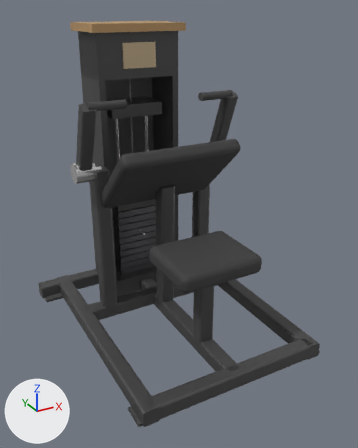
Renders of the glTF model catalogs/ludus/models/LD-B017/model.glb from each side of a commit.
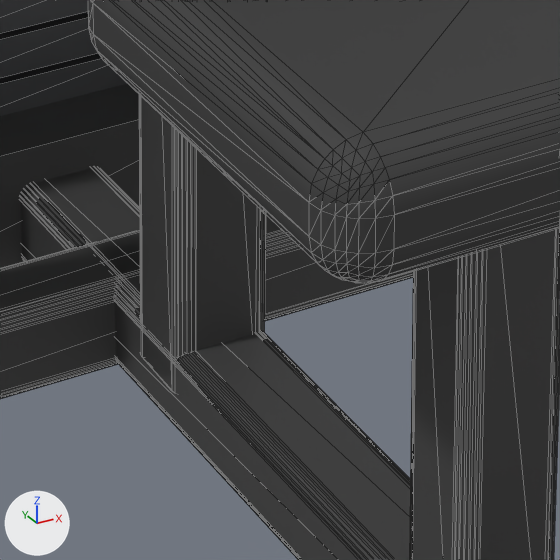
Each version is shown whole from a camera (50 mm lens) standing at (-0.981, -1.846, 1.428) and looking at (-0.003, -0.069, 0.539), then close up on the part from 38% to 60% of the width and 57% to 74% of the height. Every picture has the same lights, and +X, +Y and +Z are marked at lower left. The last two pictures show the newer version. The close-ups show mesh edges as thin lines. Where no turn or scale is listed for an object, it has been applied to the vertices.

In view in the first close-up: 'Mesh_0.004', 'Mesh_0.005', 'Mesh_0.008', 'seat_pad', 'seat_post', 'stack_plate_01', 'stack_plate_02', 'stack_plate_03', 'tower_foot'.
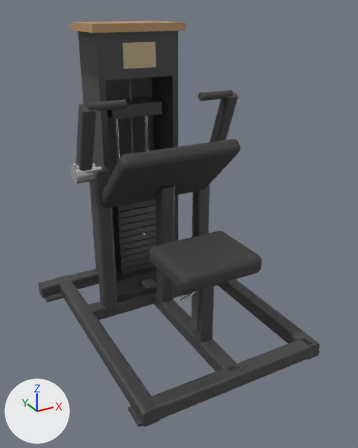
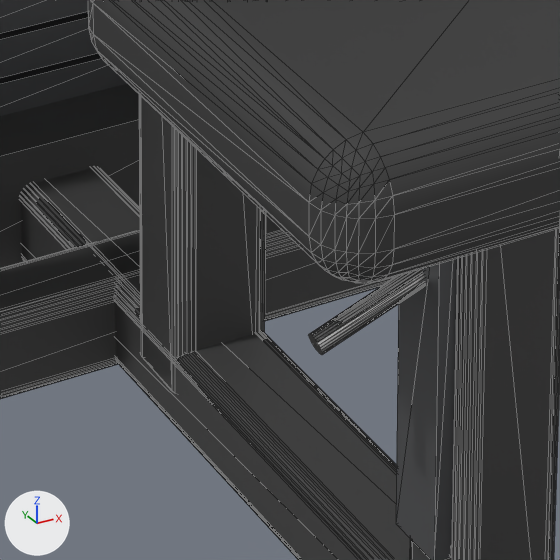
Changed parts and their boxes (x1, y1, x2, y2) in the close-ups (560 x 560 px):
'seat_adjuster', added: after (396, 259, 457, 560)
'seat_pin', added: after (309, 269, 425, 355)

The change, as a diff of the scene's bpy script:
```diff
--- a/catalogs/ludus/models/LD-B017/model.glb.py
+++ b/catalogs/ludus/models/LD-B017/model.glb.py
@@ ob_seat_pin @@
+ob_seat_pin = bpy.data.objects.new('seat_pin', me_mesh_5)
+ob_seat_pin.parent = ob_seat
+ob_seat_pin.location = (0.075, 0.05, 0.305)
+ob_seat_pin.rotation_euler = (-1.93, 0.0, -1.571)  # degrees (-111, 0, -90)
+ob_seat_pin.scale = (0.014, 0.014, 0.0854)
@@ ob_seat_adjuster @@
+ob_seat_adjuster = bpy.data.objects.new('seat_adjuster', me_mesh_7)
+ob_seat_adjuster.parent = ob_seat
+ob_seat_adjuster.location = (0.041, 0.05, 0.26)
+ob_seat_adjuster.scale = (0.012, 0.045, 0.26)
```
